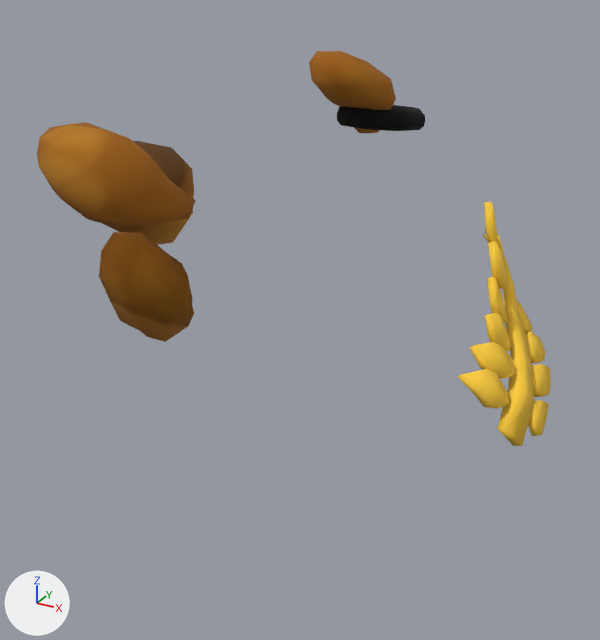
A saved change to the FBX model Assets/Global/Models/YoP/YeastOfPower.fbx.
Rendered twice from a camera (50 mm lens) standing at (0.35, -0.979, 3.696) and looking at (-0.159, -0.054, 3.234). The axes (+X, +Y, +Z) are drawn at lower left. The lights are the same throughout. Where no turn or scale is listed for an object, it has been applied to the vertices.

The older version as bpy lines, for what is in view:
```python
ob_cube_004 = bpy.data.objects.new('Cube.004', me_cube_004)
ob_cube_004.location = (0.265, 0.08, 3.259)
ob_icosphere = bpy.data.objects.new('Icosphere', me_icosphere_002)
ob_icosphere.location = (-0.296, -0.203, 3.445)
ob_icosphere.rotation_euler = (0.497, 0.0, 0.0)  # degrees (28, 0, 0)
ob_icosphere.scale = (-0.0913, -0.0835, -0.0919)
ob_icosphere_001 = bpy.data.objects.new('Icosphere.001', me_icosphere_003)
ob_icosphere_001.location = (-0.296, -0.203, 3.445)
ob_icosphere_001.rotation_euler = (0.497, 0.0, 0.0)  # degrees (28, 0, 0)
ob_icosphere_001.scale = (-0.0913, -0.0835, -0.0919)
ob_icosphere_002 = bpy.data.objects.new('Icosphere.002', me_icosphere_004)
ob_icosphere_002.location = (-0.296, -0.203, 3.445)
ob_icosphere_002.rotation_euler = (0.497, 0.0, 0.0)  # degrees (28, 0, 0)
ob_icosphere_002.scale = (-0.0913, -0.0835, -0.0919)
ob_icosphere_003 = bpy.data.objects.new('Icosphere.003', me_icosphere_005)
ob_icosphere_003.location = (-0.296, -0.203, 3.445)
ob_icosphere_003.rotation_euler = (0.497, 0.0, 0.0)  # degrees (28, 0, 0)
ob_icosphere_003.scale = (-0.0913, -0.0835, -0.0919)
ob_icosphere_005 = bpy.data.objects.new('Icosphere.005', me_icosphere_006)
ob_icosphere_005.location = (-0.296, -0.203, 3.445)
ob_icosphere_005.rotation_euler = (0.497, 0.0, 0.0)  # degrees (28, 0, 0)
ob_icosphere_005.scale = (-0.0913, -0.0835, -0.0919)
ob_torus = bpy.data.objects.new('Torus', me_torus)
ob_torus.location = (-0.102, 0.067, 3.497)
```
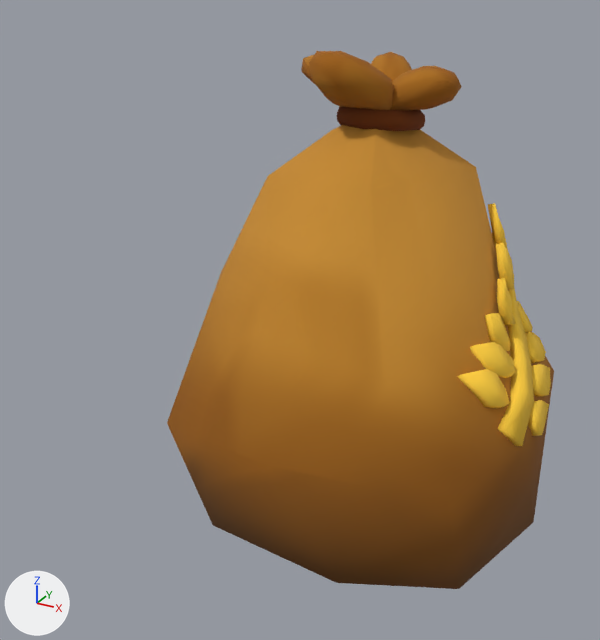
Pixel boxes [x1, y1, x2, y2] of what changed, in the pictures (600 x 640 px; the box of a moved part takes in the faces that stretch with it):
'Icosphere', moved, rescaled, turned: before [102, 141, 194, 245]; after [167, 125, 554, 589]
'Icosphere.002', moved, turned, rescaled: before [37, 122, 196, 227]; after [301, 55, 314, 83]
'Cube.004', reshaped: before [457, 202, 551, 446]; after [457, 203, 551, 446]
'Icosphere.003', moved, turned, rescaled: before [99, 232, 194, 331]; after [371, 52, 412, 81]
'Icosphere.005', moved, turned, rescaled: before [141, 324, 188, 342]; after [390, 66, 462, 111]
'Torus', surface changed (black to brown): [336, 105, 425, 131] in both
part 1 of me_cube_004, moved or reshaped: before [488, 241, 507, 289]; after [496, 242, 514, 290]
part 2 of me_cube_004, moved or reshaped: before [484, 202, 497, 229]; after [488, 203, 503, 233]
part 3 of me_cube_004, moved or reshaped: before [485, 223, 501, 249]; after [493, 224, 508, 250]
part 4 of me_cube_004, moved or reshaped: before [488, 277, 509, 323]; after [497, 278, 516, 325]

The edits, one by one:
In material 'Material.005' (mat_material_005), texture is no longer img_bag_thing_png, with its transparency.
In material 'Material.005' (mat_material_005), base_color is now set to (0.161, 0.0328, 0.0), brown #703300.
me_cube_004 is used by ob_cube_004; location (0.265, 0.08, 3.259).
me_cube_004 had 340 vertices, 314 faces and spanned x -0.258..-0.095, y -0.148..0.145, z -0.162..0.129.
me_cube_004 now has 340 vertices, 314 faces and spans x -0.258..-0.095, y -0.148..0.145, z -0.162..0.127.
me_cube_004 part 1: the loose piece of 26 vertices spanning x -0.211..-0.184, y 0.0..0.049, z 0.006..0.082 is moved by (0.01, 0.001, 0.0).
me_cube_004 part 2: all 3 vertices in x -0.229..-0.22, y 0.037..0.039, z 0.126..0.129 are moved by (0.005, -0.001, -0.001).
me_cube_004 part 3: 14 of the vertices in x -0.227..-0.201, y 0.023..0.067, z 0.06..0.103 are moved by (0.01, 0.0, 0.0).
me_cube_004 part 4: 26 of 340 vertices moved; they spanned x -0.201..-0.171, y -0.028..0.018, z -0.032..0.043 and now span x -0.189..-0.162, y -0.028..0.018, z -0.032..0.043; mean shift (0.011, 0.0, 0.0); largest move (-0.19, -0.017, 0.043) -> (-0.177, -0.017, 0.043).
Object 'Icosphere.005' (ob_icosphere_005) moves from (-0.296, -0.203, 3.445) to (0.018, 0.117, 3.43).
Object 'Icosphere.005' (ob_icosphere_005) turns from (28, 0, 0) to (-59, -5, -97) degrees about x, y and z.
Object 'Icosphere.005' (ob_icosphere_005) is rescaled from (-0.0913, -0.0835, -0.0919) to (-0.0637, -0.066, -0.0883).
Object 'Icosphere.003' (ob_icosphere_003) moves from (-0.296, -0.203, 3.445) to (-0.174, 0.193, 3.449).
Object 'Icosphere.003' (ob_icosphere_003) turns from (28, 0, 0) to (-42, -9.5, 4.6) degrees about x, y and z.
Object 'Icosphere.003' (ob_icosphere_003) is rescaled from (-0.0913, -0.0835, -0.0919) to (-0.0637, -0.066, -0.0883).
Object 'Icosphere' (ob_icosphere) turns from (28, 0, 0) to (0, 0, 0) degrees about x, y and z.
Object 'Icosphere' (ob_icosphere) moves from (-0.296, -0.203, 3.445) to (-0.092, -0.01, 3.089).
Object 'Icosphere' (ob_icosphere) is rescaled from (-0.0913, -0.0835, -0.0919) to (0.346, 0.434, 0.434).
Object 'Icosphere.002' (ob_icosphere_002) moves from (-0.296, -0.203, 3.445) to (-0.239, 0.117, 3.236).
Object 'Icosphere.002' (ob_icosphere_002) turns from (28, 0, 0) to (-39, -17, 0) degrees about x, y and z.
Object 'Icosphere.002' (ob_icosphere_002) is rescaled from (-0.0913, -0.0835, -0.0919) to (-0.0818, -0.0933, -0.0987).
